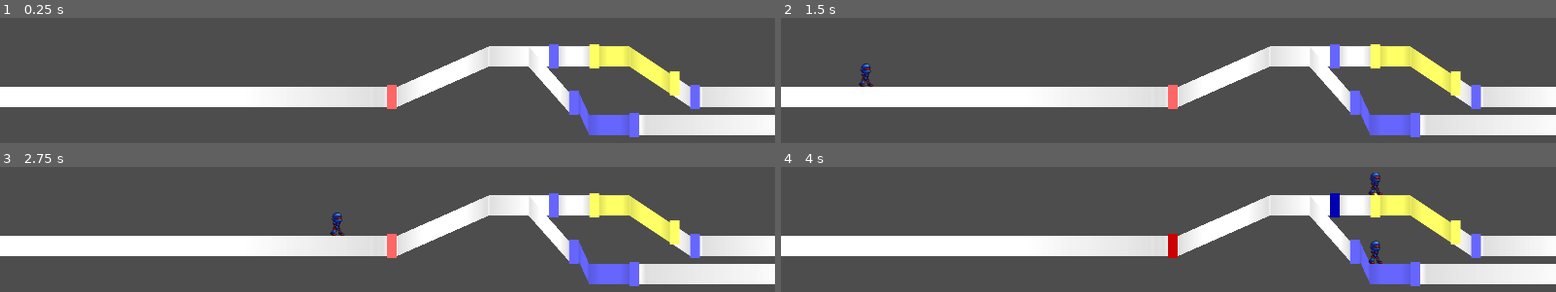
Above: before the commit, frames 1-4 (two rows, left to right).
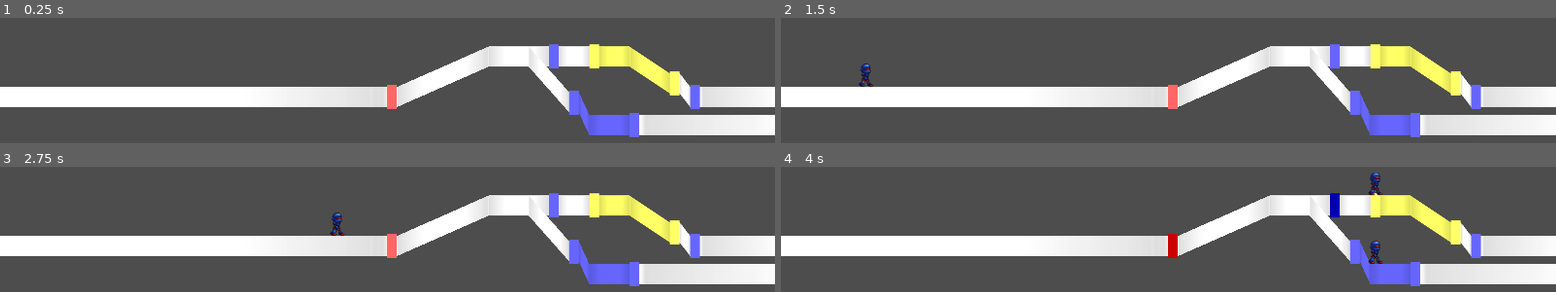
Above: after the commit, the same moments.

Repository: junu192857/Vexatonic-dash-2
Game: Godot game, scene res://Scenes/RhythmScene.tscn
The game is run twice, just before and just after one commit, with the same random seed, the same clock (stepped at 60 frames per second) and the same inputs. Sound files missing from this copy of the repository are replaced by a short silence.
Inputs:
- Up to frame 1 (0.25 s): no input
- Up to frame 2 (1.5 s): tap Enter at 0.5 s; hold A (a) 0.53-1.28 s; tap L (l) at 0.8, 1.35 s; tap Space at 1.25 s
- Up to frame 3 (2.75 s): tap S (s) at 1.55 s; hold S (s) from 2.03 s (still down); tap A (a) at 2.3 s
- Up to frame 4 (4 s): release S (s) at 2.78 s; tap A (a) at 2.85 s; tap L (l) at 3.05 s; hold D (d) from 3.53 s (still down); tap S (s) at 3.8 s

The runs differ from the first frame. In frame 1, 0.2% of the frame differs, in the area x 70-89%, y 23-71%; in frame 2, 0.2%; in frame 3, 0.2%; in frame 4, 0.2%.

Commit message:
Parsing 이후 NoteData 정렬

Diff:
--- a/vexatonic-dash-2/Scripts/RhythmManager.gd
+++ b/vexatonic-dash-2/Scripts/RhythmManager.gd
@@ -18,19 +18,26 @@
 
 # Called when the node enters the scene tree for the first time.
 func _ready() -> void:
+	# ==== Parsing & Lanes, NoteDatas 정렬
 	print("START")
 	InputHandler.note_pressed.connect(_on_pressed)
 	ChartParser.parse("res://Charts/test.csv", lanes, noteDatas)
 	Lane.sort_lanes(lanes)
 	lane_index = 0
-
+	noteDatas.sort_custom(func(a: NoteData, b: NoteData):
+		if a.lane != b.lane:
+			return a.lane < b.lane
+		return a.time < b.time
+	)
+
+	# 채보 찍기
 	render_chart()
 
 	#print(noteDatas.size())
 	for lane:Lane in lanes:
 		lane.print_data()
 
-	#RhythmScene으로 넘어온 뒤 3초 후 게임 시작
+	# 최초의 lane들에 캐릭터 생성
 	for lane in lanes:
 		if (lane.is_init):
 			place_character(lane)
